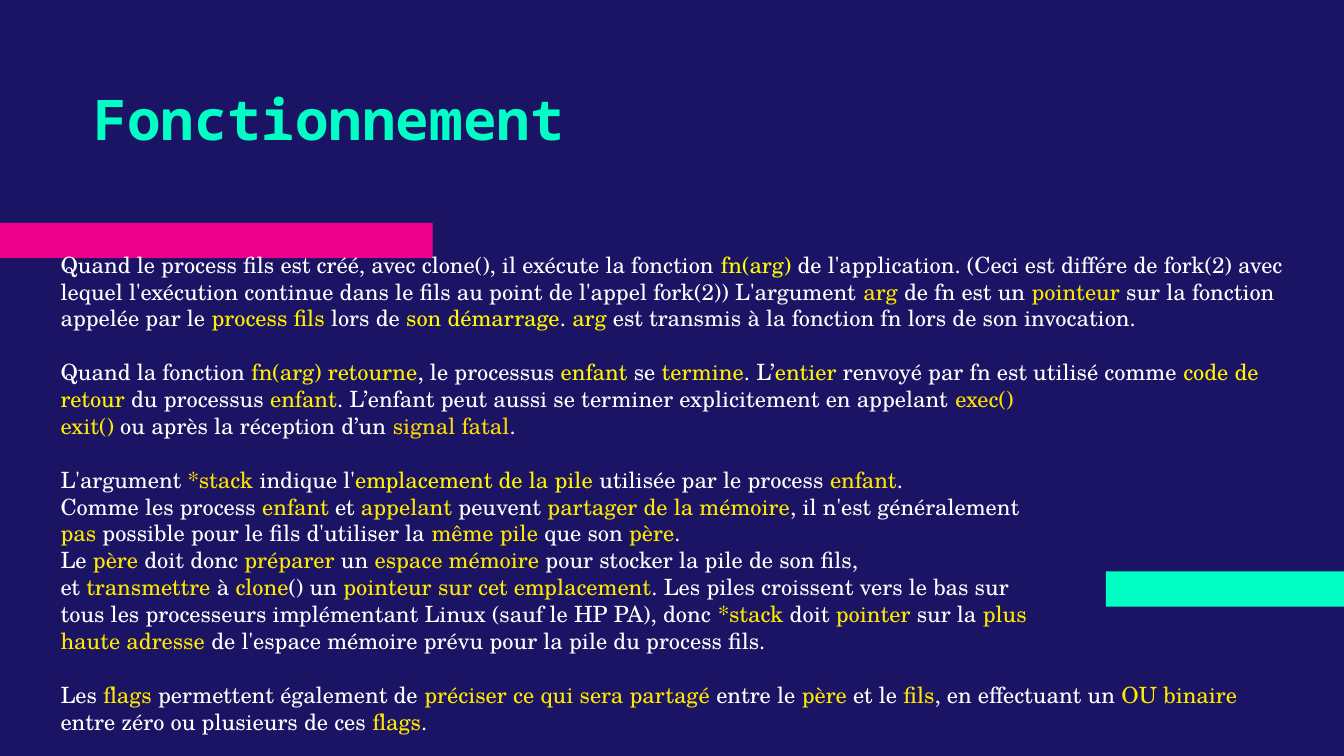
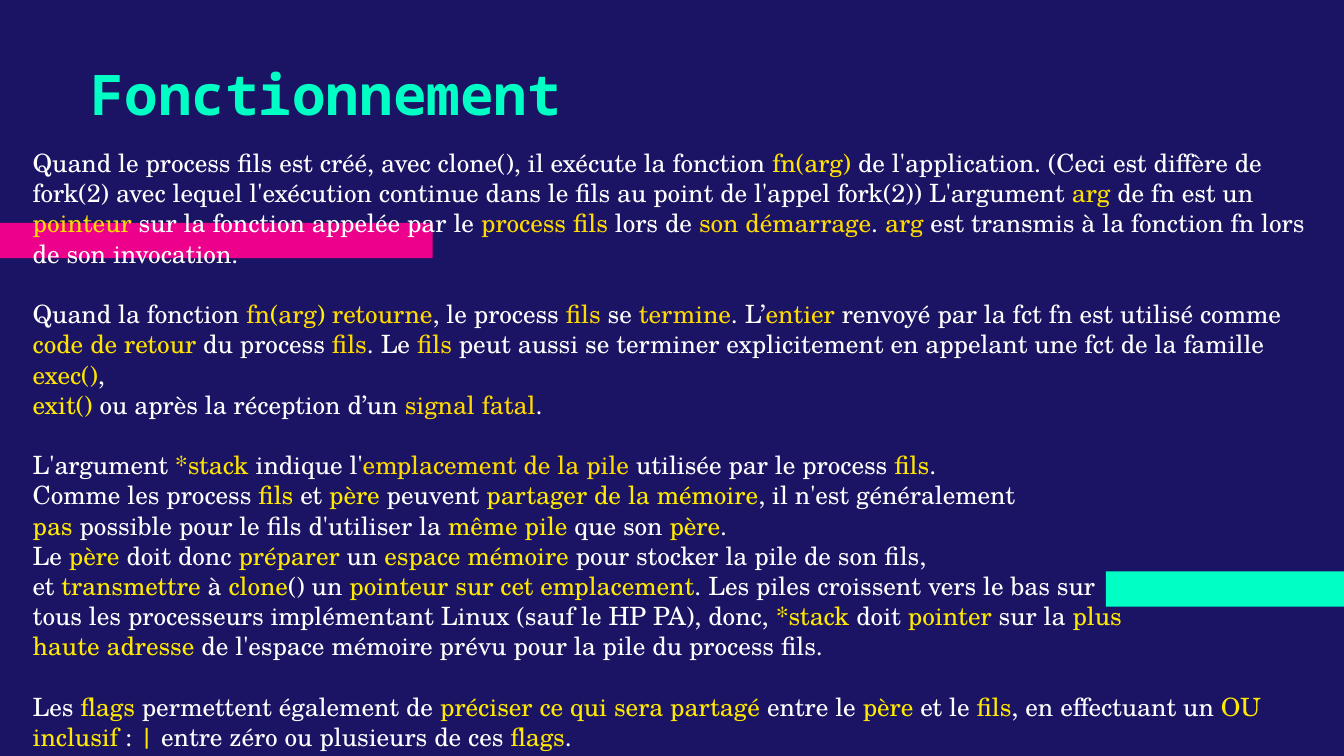
Before and after one commit to leomols97/sysg6_2022, a slide deck: slide 21 of Août/MOLS_FORK_VFORK_CLONE/Documents/MOLS_FORK_VFORK_CLONE.pptx (slide 20 before the commit). Drawn at 1344x756 pixels with LibreOffice and Linux fonts; fonts in the diff are those of the drawing. Boxes give left, top, right and bottom in pixels: in the first picture for what was removed or moved away, otherwise in the second. Text is boxed around its words. In the diff, an @@ line names an element or a change of style, - is before the commit and + after.

Commit message:
Presentation done

```diff
--- a/Août/MOLS_FORK_VFORK_CLONE/Documents/MOLS_FORK_VFORK_CLONE.pptx
+++ b/Août/MOLS_FORK_VFORK_CLONE/Documents/MOLS_FORK_VFORK_CLONE.pptx
@@ title "Fonctionnement": place and size @@
-title "Fonctionnement" at <box>94,96,564,141</box>
+title "Fonctionnement" at <box>91,71,561,116</box>
@@ text "Quand le process fils est ...": place and size @@
-text "Quand le process fils est ..." at <box>61,251,1282,735</box>
+text "Quand le process fils est ..." at <box>33,153,1304,721</box>
@@ text at <box>33,153,1304,389</box>: text changed; size 12 to 13.5 pt @@
-Quand le process fils est créé, avec clone(), il exécute la fonction fn(arg) de l'application. (Ceci est différe de fork(2) avec lequel l'exécution continue dans le fils au point de l'appel fork(2)) L'argument arg de fn est un pointeur sur la fonction appelée par le process fils lors de son démarrage. arg est transmis à la fonction fn lors de son invocation.
-Quand la fonction fn(arg) retourne, le processus enfant se termine. L’entier renvoyé par fn est utilisé comme code de retour du processus enfant. L’enfant peut aussi se terminer explicitement en appelant exec()
+Quand le process fils est créé, avec clone(), il exécute la fonction fn(arg) de l'application. (Ceci est diffère de fork(2) avec lequel l'exécution continue dans le fils au point de l'appel fork(2)) L'argument arg de fn est un pointeur sur la fonction appelée par le process fils lors de son démarrage. arg est transmis à la fonction fn lors de son invocation.
+Quand la fonction fn(arg) retourne, le process fils se termine. L’entier renvoyé par la fct fn est utilisé comme code de retour du process fils. Le fils peut aussi se terminer explicitement en appelant une fct de la famille exec(),
@@ text at <box>33,395,1095,660</box>: size 12 to 13.5 pt in "exit() ou après la réception d’un signal ...", "pas possible pour le fils d'utiliser la ...", "Le père doit donc préparer un espace ...", "et transmettre à clone() un pointeur sur ..." and 1 more places @@
@@ text at <box>33,455,1015,509</box>: text changed; size 12 to 13.5 pt @@
-L'argument *stack indique l'emplacement de la pile utilisée par le process enfant.
-Comme les process enfant et appelant peuvent partager de la mémoire, il n'est généralement
+L'argument *stack indique l'emplacement de la pile utilisée par le process fils.
+Comme les process fils et père peuvent partager de la mémoire, il n'est généralement
@@ text at <box>33,600,1122,630</box>: text changed; size 12 to 13.5 pt @@
-tous les processeurs implémentant Linux (sauf le HP PA), donc *stack doit pointer sur la plus
+tous les processeurs implémentant Linux (sauf le HP PA), donc, *stack doit pointer sur la plus
@@ text at <box>33,697,1261,721</box>: text changed; size 12 to 13.5 pt @@
-Les flags permettent également de préciser ce qui sera partagé entre le père et le fils, en effectuant un OU binaire entre zéro ou plusieurs de ces flags.
+Les flags permettent également de préciser ce qui sera partagé entre le père et le fils, en effectuant un OU inclusif : | entre zéro ou plusieurs de ces flags.
```
Also in this commit, not shown: 19 other slides changed, 1 slide removed, 7 other files.
